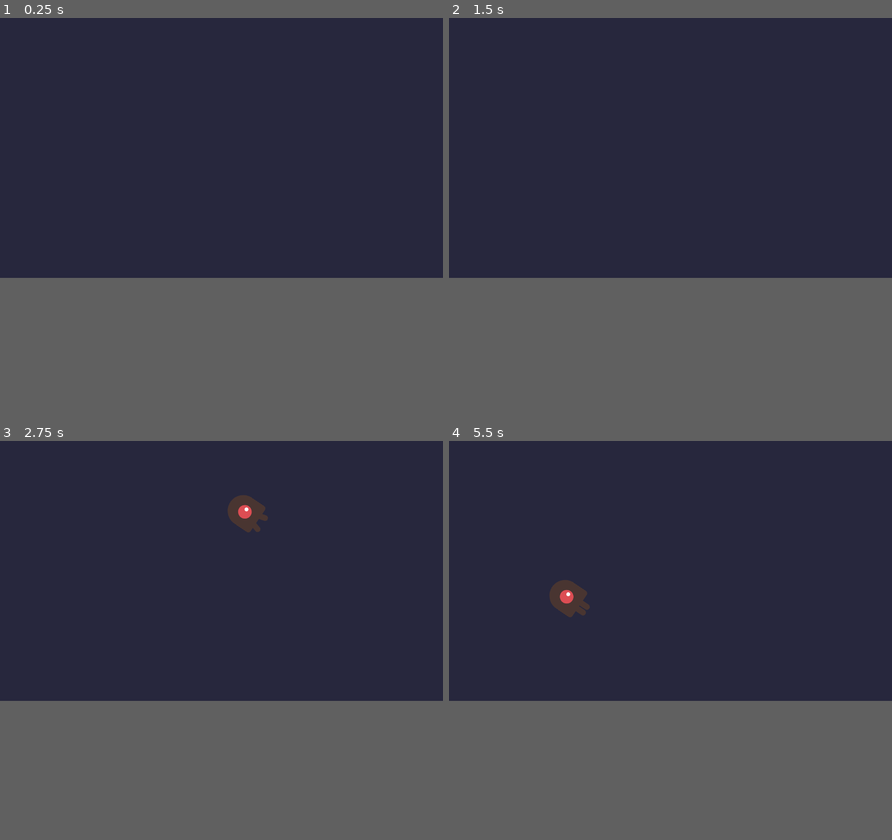
Above: before the commit, frames 1-4 (two rows, left to right).
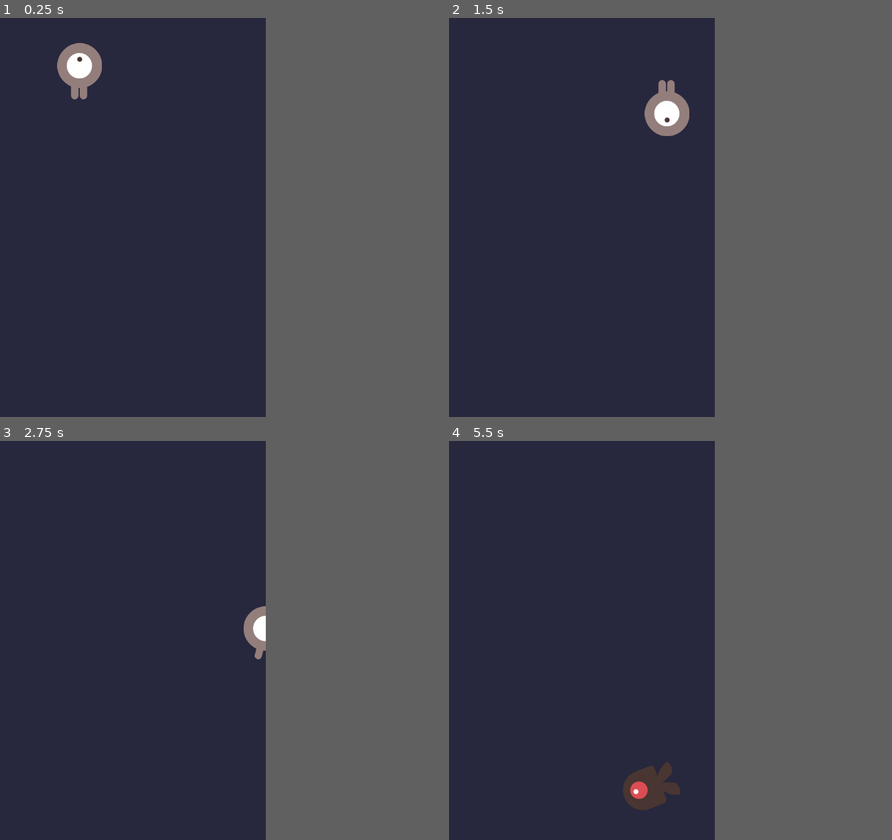
Above: after the commit, the same moments.

Repository: Shoter99/FirstGame2D_Godot
Game: Godot game, scene res://Scenes/MainScene.tscn
Same seed, same stepped clock (60 frames per second), same inputs: the game is played once before the commit and once after it. Before the commit the project has no main scene; this scene is started directly in both runs.
Inputs:
- Up to frame 1 (0.25 s): no input
- Up to frame 2 (1.5 s): tap Enter at 0.5 s; hold D (move_right) 0.53-1.28 s; hold S (move_down) from 1.28 s (still down)
- Up to frame 3 (2.75 s): release S (move_down) at 2.03 s; hold D (move_right) from 2.03 s (still down)
- Up to frame 4 (5.5 s): release D (move_right) at 2.78 s; hold W (move_up) 2.78-3.53 s; hold A (move_left) 3.53-5.03 s; hold S (move_down) from 5.03 s (still down)
The window is 800x469 before the commit and 480x720 after it. Grey fills any space a smaller window leaves; there, only what the larger window draws over its background counts as a difference.

The runs differ from the first frame. In frame 1, 1.0% of the frame differs, in the area x 12-23%, y 6-21%; in frame 2, 1.0%; in frame 3, 1.0%; in frame 4, 1.6%, in the area x 22-53%, y 34-93%.

Commit message:
fixed bugs: player collision

Diff:
--- a/Player/Player.gd
+++ b/Player/Player.gd
@@ -5,9 +5,8 @@
 
 
 func _ready():
-	show()
+	hide()
 	screen_size = get_viewport_rect().size
-	print()
 
 func _physics_process(delta):
 	var velocity := Vector2(
@@ -34,8 +33,9 @@
 
 func _on_Hitbox_body_entered(body):
 	hide()
+	print("hit")
 	emit_signal("hit")
-	$CollisionShape2D.set_deferred("disabled", true)
+	$Hitbox/CollisionShape2D.set_deferred("disabled", true)
 
 func start(pos):
 	position = pos
--- a/Player/Player.tscn
+++ b/Player/Player.tscn
@@ -27,12 +27,15 @@
 } ]
 
 [node name="Player" type="KinematicBody2D"]
+collision_mask = 2
 script = ExtResource( 1 )
 
 [node name="CollisionShape2D" type="CollisionShape2D" parent="."]
 shape = SubResource( 1 )
+disabled = true
 
 [node name="Hitbox" type="Area2D" parent="."]
+collision_mask = 2
 
 [node name="CollisionShape2D" type="CollisionShape2D" parent="Hitbox"]
 shape = SubResource( 3 )
--- a/Scenes/MainScene.tscn
+++ b/Scenes/MainScene.tscn
@@ -16,11 +16,9 @@
 [node name="Player" parent="." instance=ExtResource( 1 )]
 
 [node name="MobTimer" type="Timer" parent="."]
-wait_time = 0.5
-one_shot = true
+wait_time = 0.8
 
 [node name="ScoreTimer" type="Timer" parent="."]
-one_shot = true
 
 [node name="StartTimer" type="Timer" parent="."]
 wait_time = 2.0
@@ -30,6 +28,7 @@
 position = Vector2( 144, 96 )
 
 [node name="MobPath" type="Path2D" parent="."]
+scale = Vector2( 0.786667, 0.716535 )
 curve = SubResource( 1 )
 
 [node name="MobSpawnLocation" type="PathFollow2D" parent="MobPath"]
--- a/project.godot
+++ b/project.godot
@@ -11,12 +11,15 @@
 [application]
 
 config/name="FirstGame2D"
+run/main_scene="res://Scenes/MainScene.tscn"
 config/icon="res://icon.png"
 
 [display]
 
-window/handheld/orientation="portrait"
+window/size/width=480
+window/size/height=720
 window/stretch/mode="2d"
+window/stretch/aspect="keep"
 
 [input]
 
Not shown, added: commit.py
